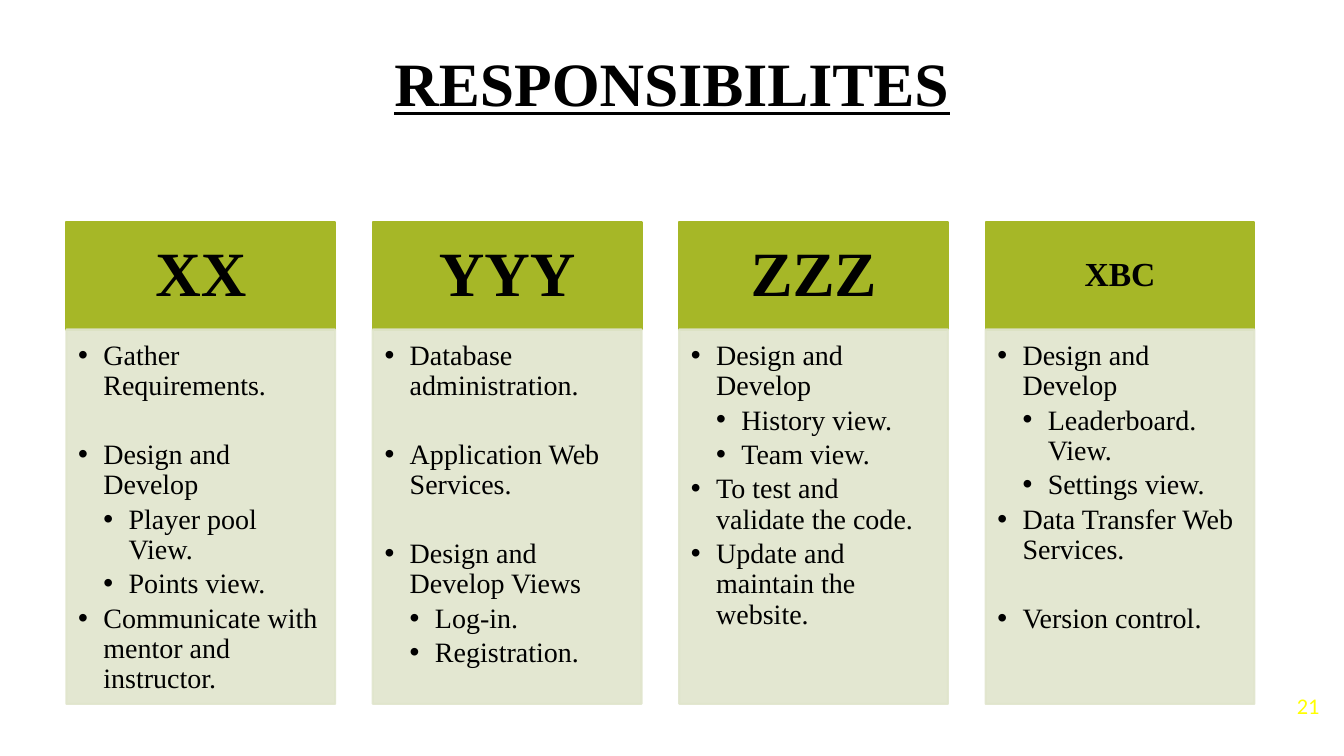
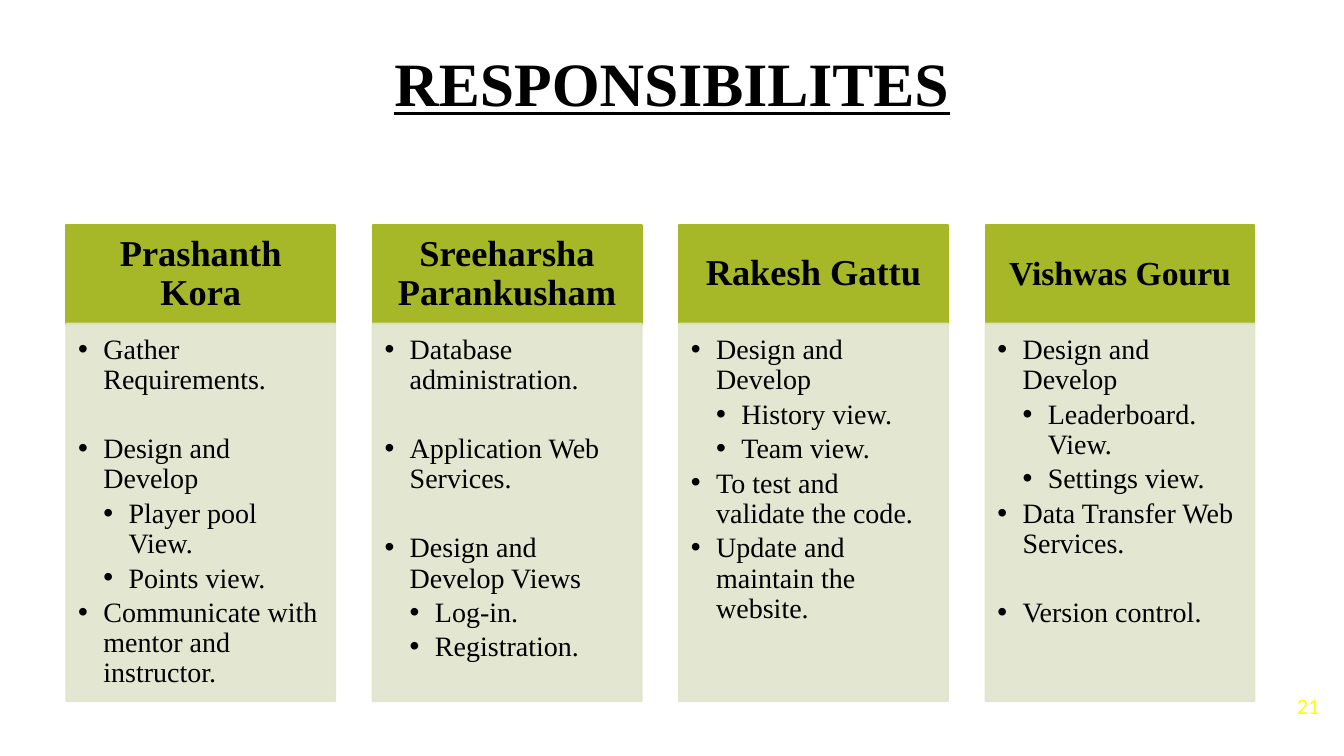
Before and after one commit to Vishwas123/ProjectReportFantasyMobile, a slide deck: slide 21 of FINAL PRESENTATION BLEED BLUE.pptx. Drawn at 1344x756 pixels with LibreOffice and Linux fonts; fonts in the diff are those of the drawing; background and template pictures are left out. Boxes give left, top, right and bottom in pixels: in the first picture for what was removed or moved away, otherwise in the second. Text is boxed around its words. In the diff, an @@ line names an element or a change of style, - is before the commit and + after.

```diff
--- a/FINAL PRESENTATION BLEED BLUE.pptx
+++ b/FINAL PRESENTATION BLEED BLUE.pptx
@@ rectangle resized from (x1=67, y1=222, x2=336, y2=330) to (x1=67, y1=225, x2=336, y2=324) @@
@@ rectangle resized from (x1=373, y1=222, x2=642, y2=330) to (x1=373, y1=225, x2=642, y2=324) @@
@@ rectangle resized from (x1=680, y1=222, x2=949, y2=330) to (x1=680, y1=225, x2=949, y2=324) @@
@@ rectangle resized from (x1=986, y1=222, x2=1255, y2=330) to (x1=986, y1=225, x2=1255, y2=324) @@
@@ text at (x1=120, y1=240, x2=282, y2=306): text changed; size 45 to 26 pt @@
-XX
+Prashanth Kora
@@ text at (x1=398, y1=240, x2=616, y2=306): text changed; size 45 to 26 pt @@
-YYY
+Sreeharsha Parankusham
@@ text at (x1=706, y1=259, x2=921, y2=286): text changed; size 45 to 26 pt @@
-ZZZ
+Rakesh Gattu
@@ text at (x1=1009, y1=261, x2=1231, y2=286): text changed @@
-XBC
+Vishwas Gouru
@@ text "Gather Requirements." moved from (x1=103, y1=345, x2=318, y2=689) to (x1=103, y1=339, x2=318, y2=683) @@
@@ rectangle resized from (x1=67, y1=330, x2=336, y2=704) to (x1=67, y1=324, x2=336, y2=702) @@
@@ text "Database administration." moved from (x1=410, y1=345, x2=600, y2=668) to (x1=410, y1=339, x2=600, y2=662) @@
@@ rectangle resized from (x1=373, y1=330, x2=642, y2=704) to (x1=373, y1=324, x2=642, y2=702) @@
@@ text "Design and Develop" moved from (x1=716, y1=345, x2=913, y2=625) to (x1=716, y1=339, x2=913, y2=619) @@
@@ rectangle resized from (x1=680, y1=330, x2=949, y2=704) to (x1=680, y1=324, x2=949, y2=702) @@
@@ text "Design and Develop" moved from (x1=1023, y1=345, x2=1233, y2=629) to (x1=1023, y1=339, x2=1233, y2=623) @@
@@ rectangle resized from (x1=986, y1=330, x2=1255, y2=704) to (x1=986, y1=324, x2=1255, y2=702) @@
```
Also in this commit, not shown: 1 other slide changed.
